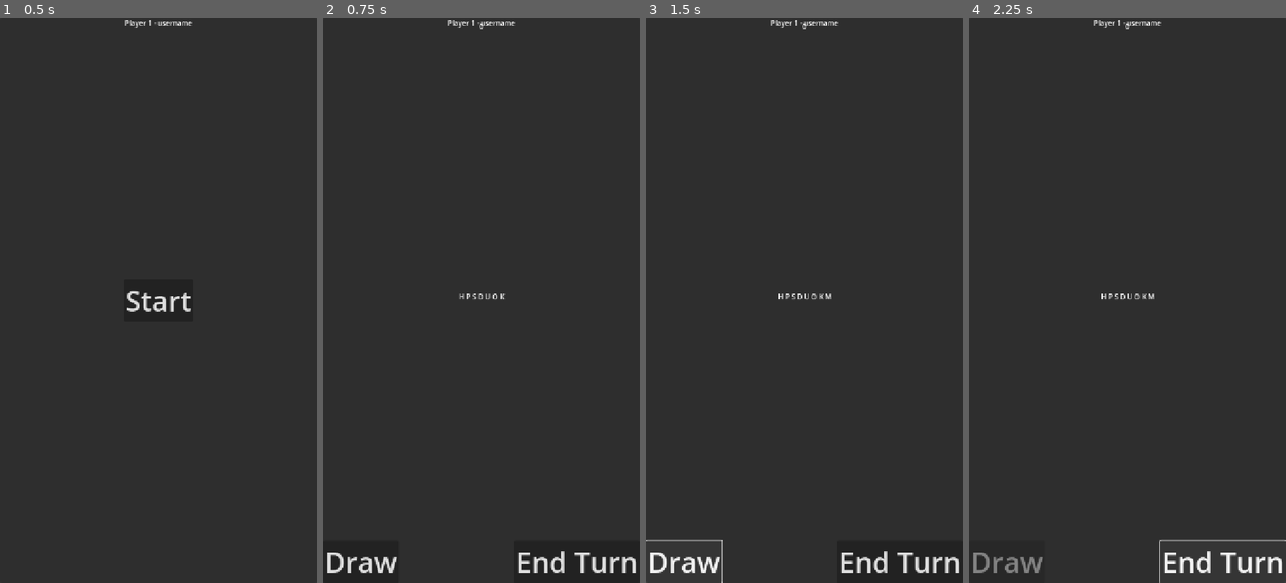
Above: before the commit, frames 1-4 (left to right).
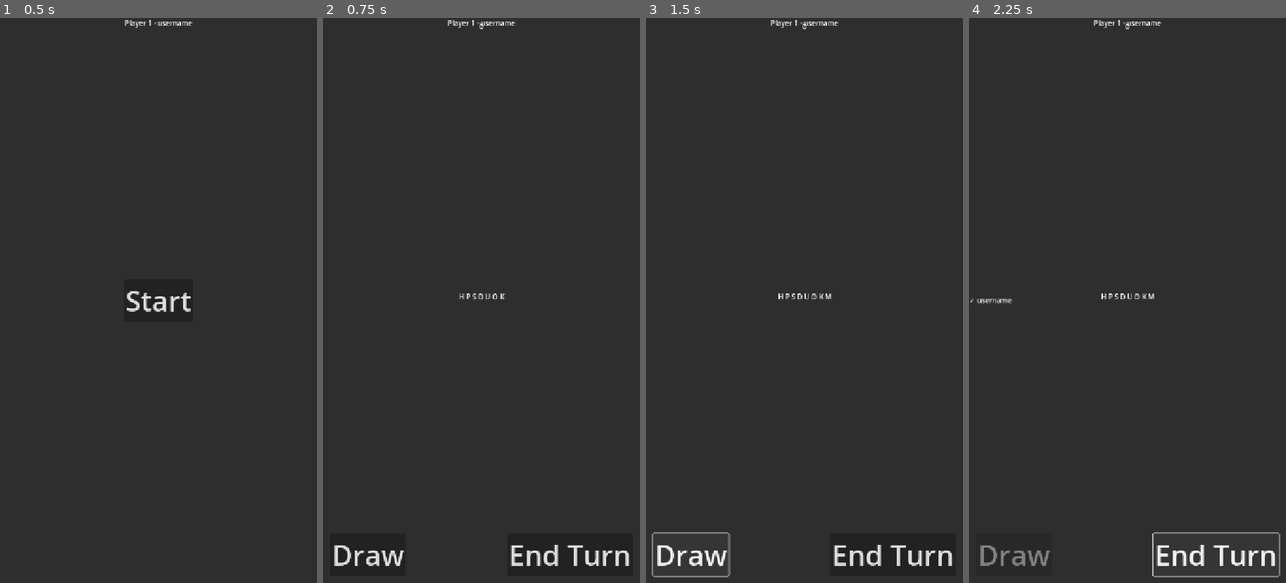
Above: after the commit, the same moments.

Repository: mackenziedg/quibbler
Game: Godot game, scene res://Game/GameMultiplayerManager/GameMultiplayerManager.tscn
Two runs of this game, one before a commit and one after it. Both use one fixed random seed, a clock stepped at 60 frames per second and the inputs below. This scene is started directly instead of the project's main scene.
Inputs:
- Up to frame 1 (0.5 s): no input
- Up to frame 2 (0.75 s): click "Start" at 0.5 s
- Up to frame 3 (1.5 s): click "Draw" at 1.25 s
- Up to frame 4 (2.25 s): click "End Turn" at 2 s

Frame 1 is identical in both runs. In frame 2, 1.5% of the frame differs, in the area x 1-99%, y 93-99%; in frame 3, 1.8%; in frame 4, 1.9%, in the area x 0-100%, y 49-100%.
Error before the commit: Invalid assignment of property or key 'text' with value of type 'String' on a base object of type 'null instance'. (res://Game/GameMultiplayerManager/GameMulti…

Commit message:
Cleanup where player readiness is.

Diff:
--- a/Game/Game/Game.tscn
+++ b/Game/Game/Game.tscn
@@ -11,33 +11,39 @@
 grow_vertical = 2
 script = ExtResource("1_qtw4q")
 
-[node name="DrawButton" type="Button" parent="."]
+[node name="Margins" type="MarginContainer" parent="."]
+layout_mode = 1
+anchors_preset = 15
+anchor_right = 1.0
+anchor_bottom = 1.0
+grow_horizontal = 2
+grow_vertical = 2
+theme_override_constants/margin_left = 16
+theme_override_constants/margin_top = 16
+theme_override_constants/margin_right = 16
+theme_override_constants/margin_bottom = 16
+
+[node name="DrawButton" type="Button" parent="Margins"]
 unique_name_in_owner = true
-layout_mode = 1
-anchors_preset = 2
-anchor_top = 1.0
-anchor_bottom = 1.0
-offset_top = -96.0
-offset_right = 172.0
-grow_vertical = 0
+layout_mode = 2
+size_flags_horizontal = 0
+size_flags_vertical = 8
 theme_override_font_sizes/font_size = 64
 text = "Draw
 "
 
-[node name="EndTurnButton" type="Button" parent="."]
+[node name="EndTurnButton" type="Button" parent="Margins"]
 unique_name_in_owner = true
-layout_mode = 1
-anchors_preset = 3
-anchor_left = 1.0
-anchor_top = 1.0
-anchor_right = 1.0
-anchor_bottom = 1.0
-offset_left = -286.0
-offset_top = -96.0
-grow_horizontal = 0
-grow_vertical = 0
+layout_mode = 2
+size_flags_horizontal = 8
+size_flags_vertical = 8
 theme_override_font_sizes/font_size = 64
 text = "End Turn"
+
+[node name="PlayerInfo" type="HBoxContainer" parent="Margins"]
+unique_name_in_owner = true
+layout_mode = 2
+size_flags_vertical = 0
 
 [node name="PlayerLetters" type="Label" parent="."]
 unique_name_in_owner = true
@@ -66,5 +72,5 @@
 grow_horizontal = 2
 alignment = 1
 
-[connection signal="pressed" from="DrawButton" to="." method="_on_draw_button_pressed"]
-[connection signal="pressed" from="EndTurnButton" to="." method="_on_end_turn_button_pressed"]
+[connection signal="pressed" from="Margins/DrawButton" to="." method="_on_draw_button_pressed"]
+[connection signal="pressed" from="Margins/EndTurnButton" to="." method="_on_end_turn_button_pressed"]
--- a/Game/GameMultiplayerManager/GameMultiplayerManager.gd
+++ b/Game/GameMultiplayerManager/GameMultiplayerManager.gd
@@ -34,9 +34,6 @@
 @rpc("authority", "call_local", "reliable")
 func update_client_game_state(state: Dictionary) -> void:
     _game.game_state = state
-    for i in range(_game.game_state["ready_round_end"].size()):
-        if _game.game_state["ready_round_end"][i]:
-            _player_names_container.get_child(i).text = "✓ " + _player_info[i]["username"]
 
 
 @rpc("authority", "call_local", "reliable")
@@ -44,7 +41,6 @@
     for _i in range(_player_info.size()):
         _game.game_state["round_scores"].push_back(0)
         _game.game_state["total_scores"].push_back(0)
-        _game.game_state["ready_round_end"].push_back(false)
 
     for _i in range(STARTING_HAND_SIZE):
         var letter := CardData.draw_card()
@@ -71,10 +67,10 @@
     if not is_multiplayer_authority():
         return
     var ready_player_ix := _get_player_index(id)
-    _game.game_state["ready_round_end"][ready_player_ix] = true
-    update_client_game_state.rpc(_game.game_state)
-    for p in _game.game_state["ready_round_end"]:
-        if not p:
+    _player_info[ready_player_ix]["ready_round_end"] = true
+    update_client_player_info.rpc(_player_info)
+    for p in _player_info:
+        if not p["ready_round_end"]:
             return
     print("Round over!")
 
@@ -100,13 +96,6 @@
         update_client_game_state.rpc(_game.game_state)
 
 
-func _get_player_info(id: int) -> Dictionary:
-    for v in _player_info:
-        if v["id"] == id:
-            return v
-    return {}
-
-
 func _get_player_index(id: int) -> int:
     var i := 0
     while i < _player_info.size():
@@ -119,15 +108,16 @@
 func _update_player_name_labels() -> void:
     for child in _player_names_container.get_children():
         child.queue_free()
-    for v in _player_info:
-        _player_names_container.add_child(_create_player_name_label(v["username"], v["color"]))
+
+    for info in _player_info:
+        _player_names_container.add_child(_create_player_name_label(info))
 
 
-func _create_player_name_label(n: String, c: Color) -> Label:
+func _create_player_name_label(info: Dictionary) -> Label:
     var label := Label.new()
     label.label_settings = LabelSettings.new()
-    label.text = n
-    label.label_settings.font_color = c
+    label.text = ("✓ " if info["ready_round_end"] else "") + info["username"]
+    label.label_settings.font_color = info["color"]
     return label
 
 
@@ -135,11 +125,11 @@
     multiplayer.peer_connected.connect(_on_player_connected)
     multiplayer.peer_disconnected.connect(_on_player_disconnected)
     %PlayerIdentifier.text = "Player %d - %s" % [_multiplayer_id, username]
-    _player_info.push_back({"id": _multiplayer_id, "username": username, "color": color})
+    _player_info.push_back({"id": _multiplayer_id, "username": username, "color": color, "ready_round_end": false})
     %StartButton.visible = is_multiplayer_authority()
     %StartButton.disabled = not is_multiplayer_authority()
     if is_multiplayer_authority():
-        _game.game_state = {"round_id": 0, "round_scores": [], "total_scores": [], "ready_round_end": []}
+        _game.game_state = {"round_id": 0, "round_scores": [], "total_scores": []}
 
 
 func _on_player_connected(id: int) -> void:
